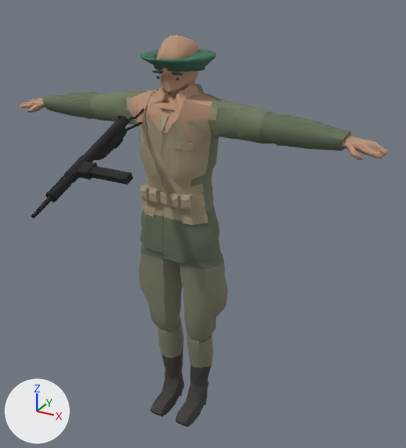
A saved change to the glTF model assets/allied-soldiers/uk-commando-cc0-sten-v2.glb.
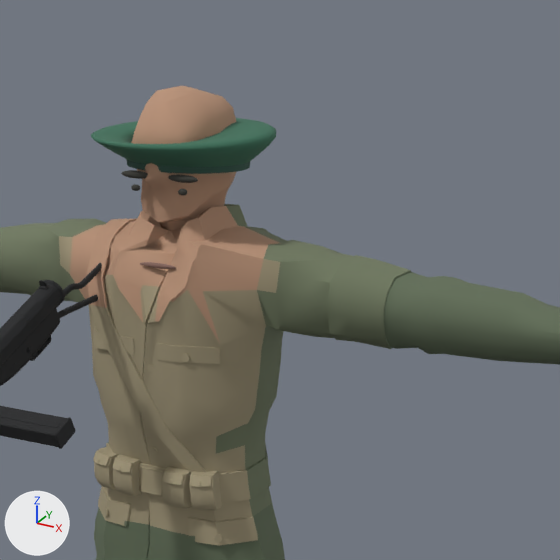
Each version is shown whole from a 50 mm camera at (1.274, -2.055, 1.232) aimed at (0.282, -0.252, 0.33), then close up on the part from 25% to 82% of the width and 0% to 52% of the height. The axes (+X, +Y, +Z) are drawn at lower left. The lights are the same throughout. The first two pictures are the older version. Where no turn or scale is listed for an object, it has been applied to the vertices. Vertices at exactly the same position are counted once.

The first close-up shows 'BritishCommandoGreenBeret', 'CommandoBeretWoolBand', 'Mesh_0.001', 'Mesh_18.001', 'Mesh_44.001', 'Soldier_1' and 14 more.
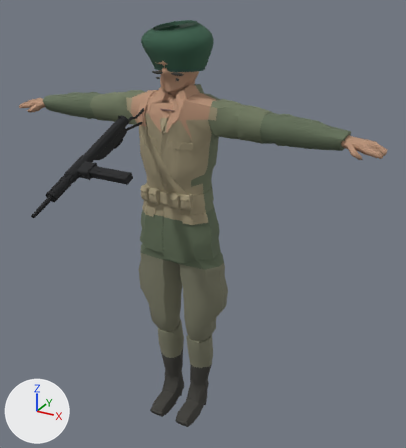
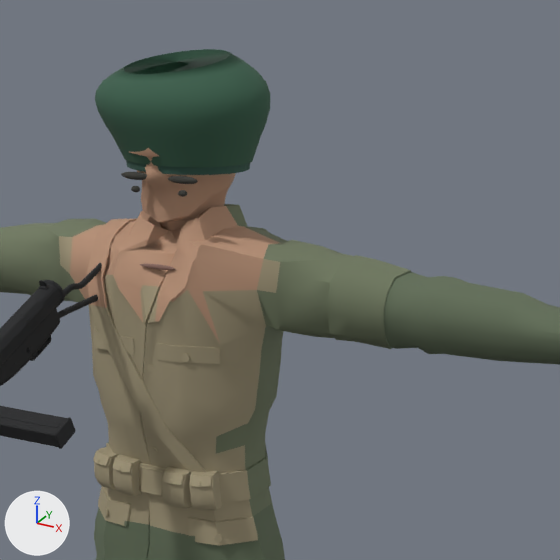
Diff of the bpy script that builds the scene:
```diff
--- a/assets/allied-soldiers/uk-commando-cc0-sten-v2.glb.py
+++ b/assets/allied-soldiers/uk-commando-cc0-sten-v2.glb.py
@@ mat_commando_dark_green_beret_felt @@
 mat_commando_dark_green_beret_felt = principled_material('Commando dark green beret felt')
-mat_commando_dark_green_beret_felt.base_color = (0.046, 0.16, 0.1)  # dark green #3d6f59
+mat_commando_dark_green_beret_felt.base_color = (0.036, 0.105, 0.063)  # dark green #355b47
 mat_commando_dark_green_beret_felt.roughness = 0.92
@@ me_britishcommandogreenberet @@
 # used by ob_britishcommandogreenberet; location = (0.0, 0.0, 0.0)
-me_britishcommandogreenberet.from_pydata(...)  # 360 vertices, 678 faces; spans x -0.051..0.259, y -0.257..-0.009, z 0.919..0.973
+me_britishcommandogreenberet.from_pydata(...)  # 360 vertices, 678 faces; spans x -0.041..0.249, y -0.249..-0.017, z 0.919..1.079
+# me_britishcommandogreenberet part 1: 360 of 360 vertices moved; they spanned x -0.051..0.259, y -0.257..-0.009, z 0.919..0.973 and now span x -0.041..0.249, y -0.249..-0.017, z 0.919..1.079; mean shift (0.0, 0.0, 0.055)
 me_britishcommandogreenberet.materials.append(mat_commando_dark_green_beret_felt)
```

Changed parts and their boxes (x1, y1, x2, y2) in the close-ups (560 x 560 px):
'BritishCommandoGreenBeret', reshaped (138% taller): before (91, 118, 276, 167); after (95, 49, 270, 167)
